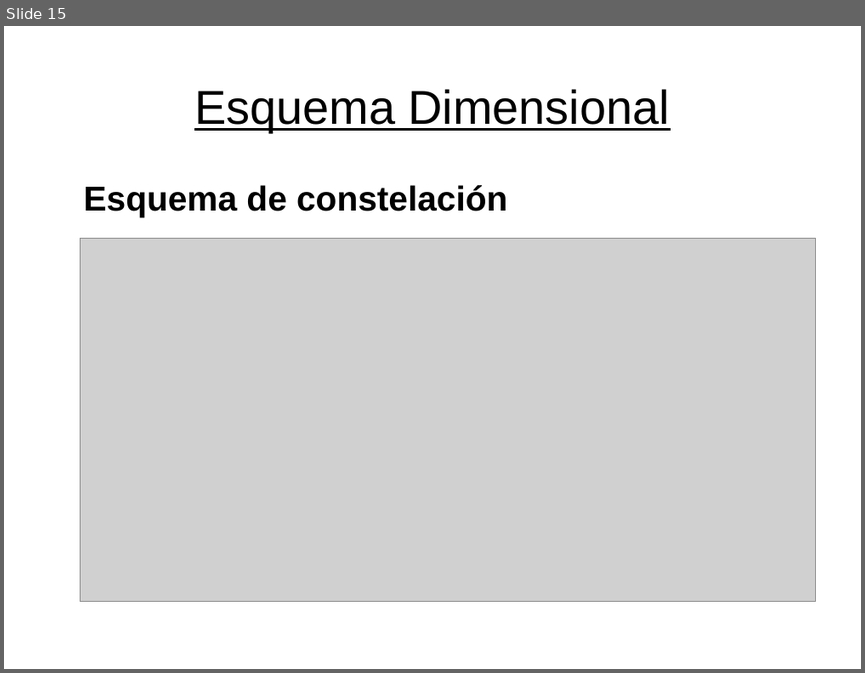
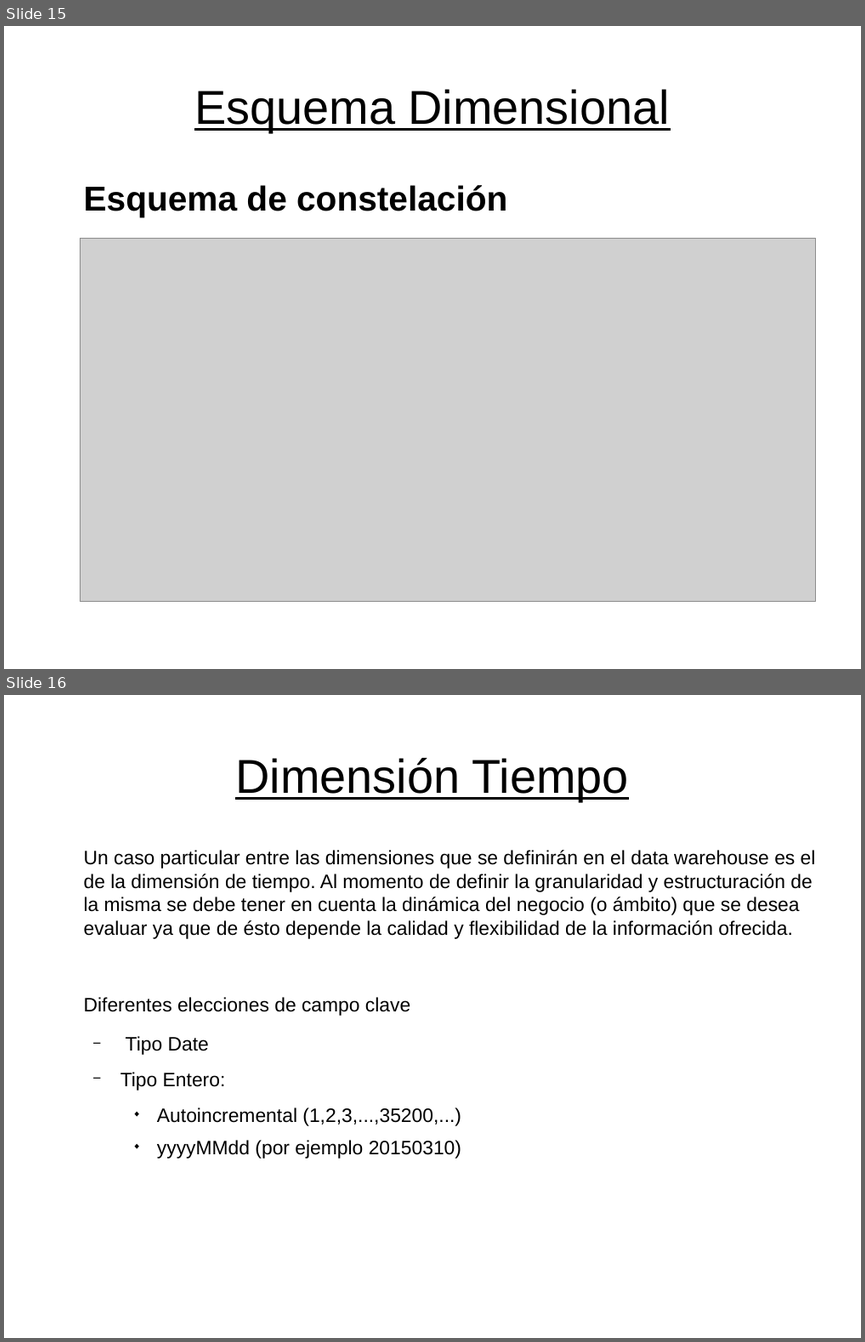
Before and after one commit to JoelCa/BDA, a slide deck: clase1/javier/presentaciones/presentacion_1.odp. Shown one above the other, each under a label of ours: slide 15 before the commit, slides 15 and 16 after it. The pictures are 865x673 and 865x1342 pixels, drawn with LibreOffice and Linux fonts; fonts in the diff are those of the drawing; grey boxes stand for pictures. Boxes give left, top, right and bottom in pixels: in the first picture for what was removed or moved away, otherwise in the second. Text is boxed around its words. In the diff, an @@ line names an element or a change of style, - is before the commit and + after.

Commit message:
agregue informacion sobre la dimension tiempo

```diff
--- a/clase1/javier/presentaciones/presentacion_1.odp
+++ b/clase1/javier/presentaciones/presentacion_1.odp
@@ slide 16 added at (4,695,861,1338), background #FFFFFF @@
@@ title added at (235,758,629,801), 44 pt, text #000000, underline @@
+Dimensión Tiempo
@@ text added at (84,850,816,1158), 18 pt, text #000000 @@
+Un caso particular entre las dimensiones que se definirán en el data warehouse es el de la dimensión de tiempo. Al momento de definir la granularidad y estructuración de la misma se debe tener en cuenta la dinámica del negocio (o ámbito) que se desea evaluar ya que de ésto depende la calidad y flexibilidad de la información ofrecida.
+Diferentes elecciones de campo clave
+  − Tipo Date
+  − Tipo Entero:
+    ◆ Autoincremental (1,2,3,...,35200,...)
+    ◆ yyyyMMdd (por ejemplo 20150310)
```
Also in this commit, not shown: 2 other files.
